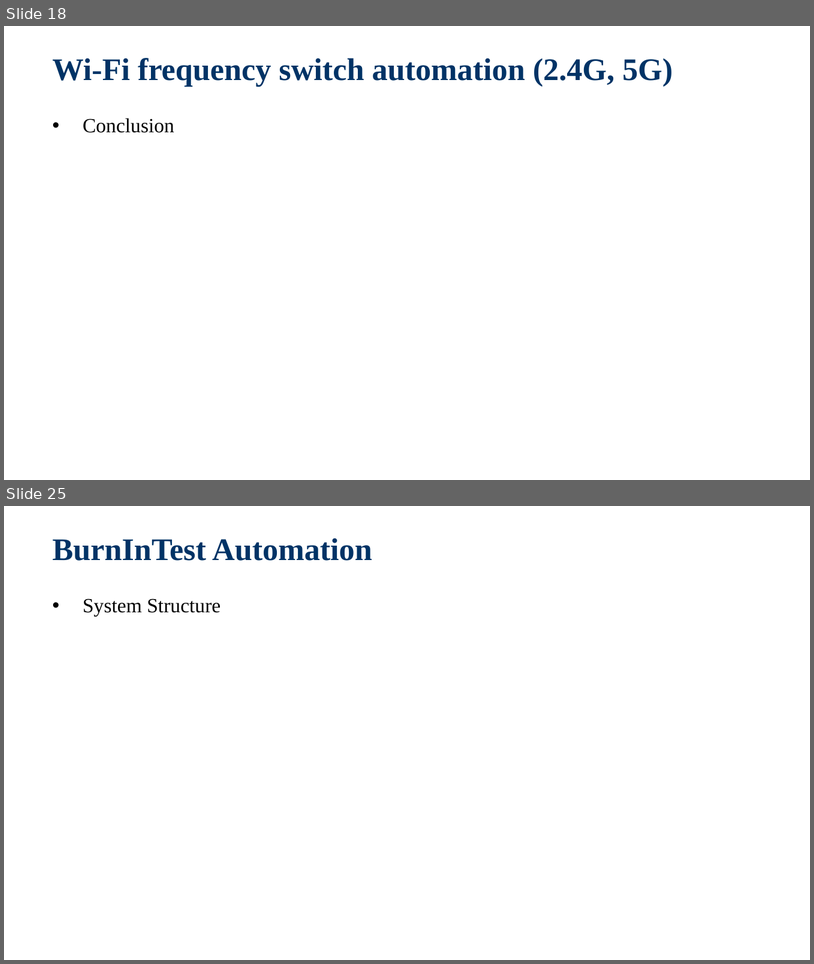
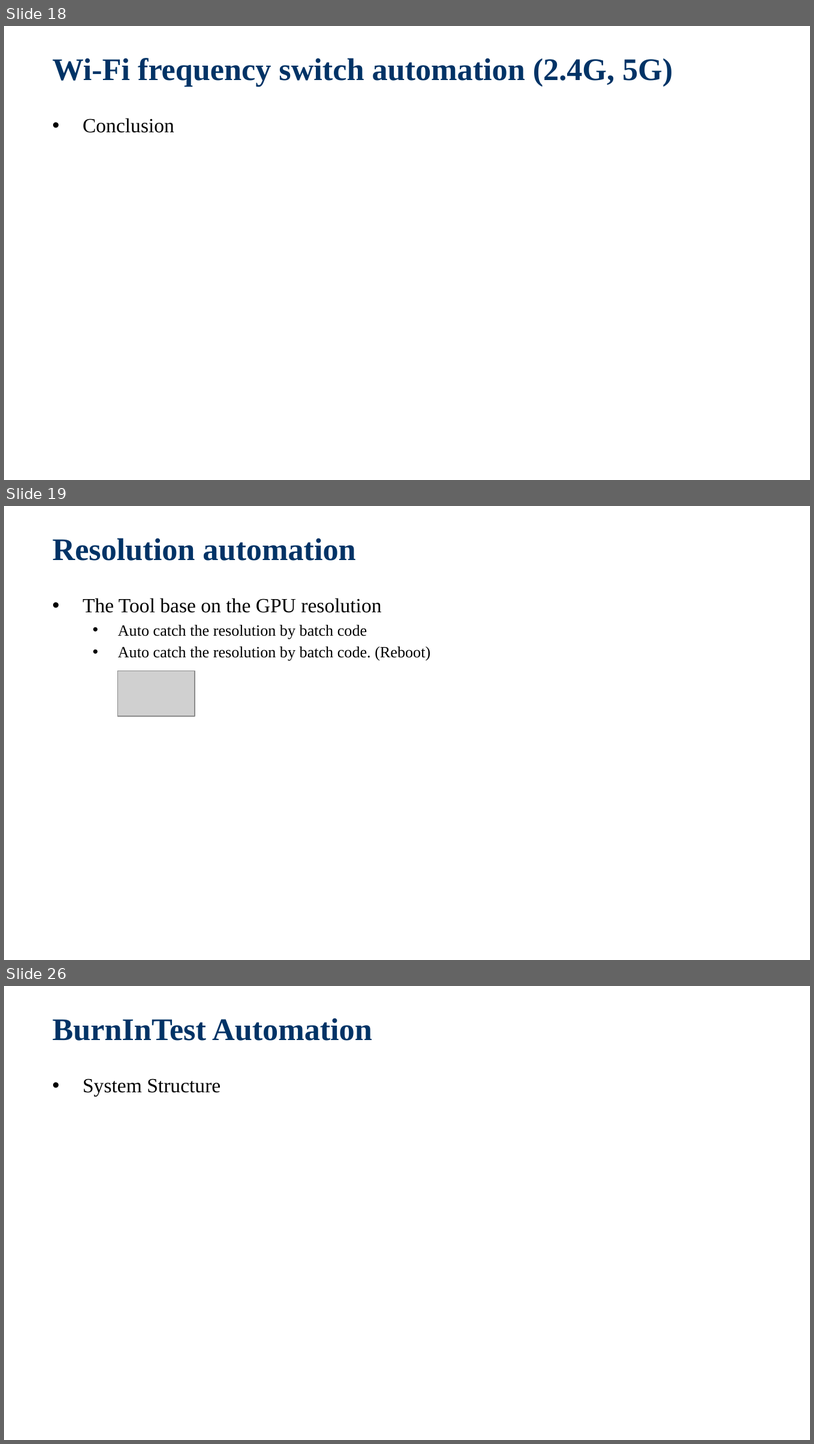
Before and after one commit to jackiejay888/automation, a slide deck: kpi/Test Automation_Demo.pptx. Shown one above the other, each under a label of ours: slides 18 and 25 before the commit, slides 18, 19 and 26 after it; the slides between them are not shown. The pictures are 814x964 and 814x1444 pixels, drawn with LibreOffice and Linux fonts; fonts in the diff are those of the drawing; grey boxes stand for pictures; background and template pictures are left out. Boxes give left, top, right and bottom in pixels: in the first picture for what was removed or moved away, otherwise in the second. Text is boxed around its words. In the diff, an @@ line names an element or a change of style, - is before the commit and + after.

```diff
--- a/kpi/Test Automation_Demo.pptx
+++ b/kpi/Test Automation_Demo.pptx
@@ slide 19 added at (4, 506, 810, 960), background picture (left out) @@
@@ title added at (53, 538, 356, 561), 28 pt, text #003366, bold @@
+Resolution automation
@@ text added at (83, 598, 431, 661), 14 pt, text #000000 @@
+  • The Tool base on the GPU resolution
+  • Auto catch the resolution by batch code
+  • Auto catch the resolution by batch code. (Reboot)
@@ picture added at (118, 670, 194, 715) @@
@@ what was slide 25 is now slide 26 @@
```
Also in this commit, not shown: 5 slides changed, 1 other slide added, 1 slide removed, 1 other file.
